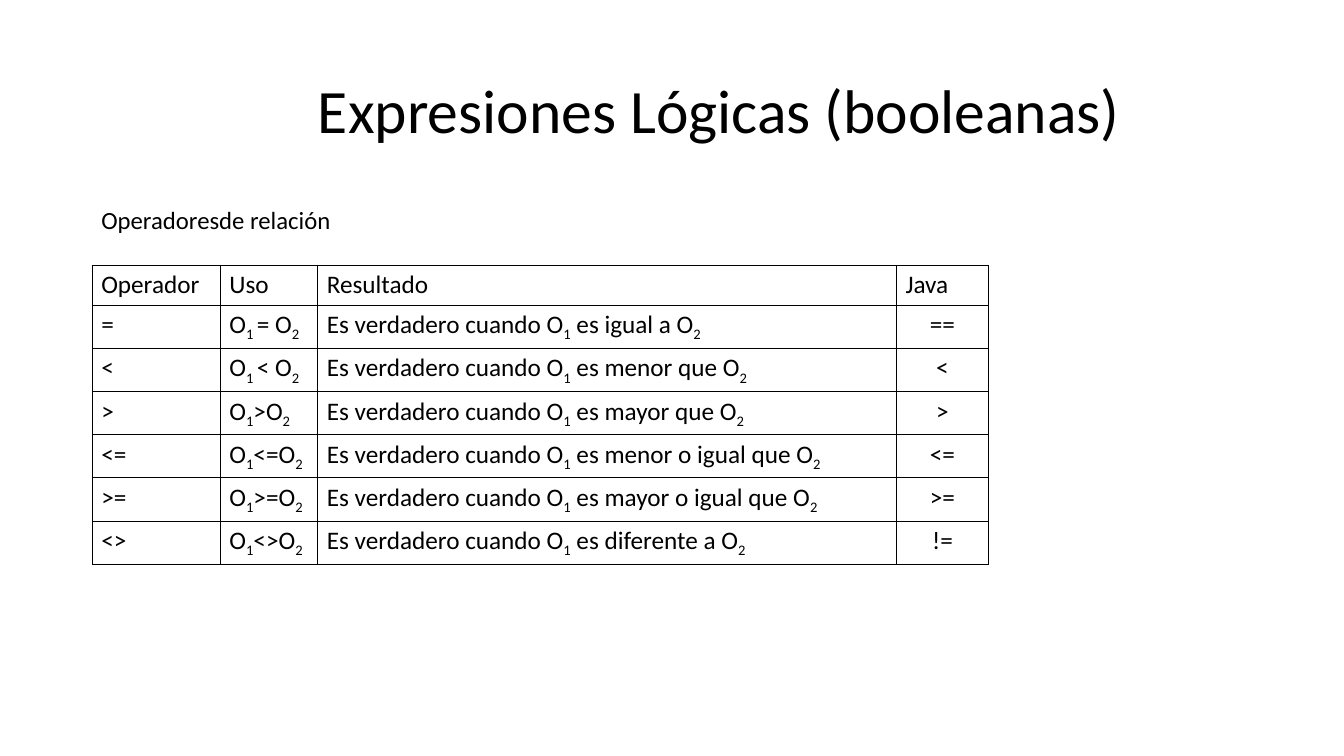
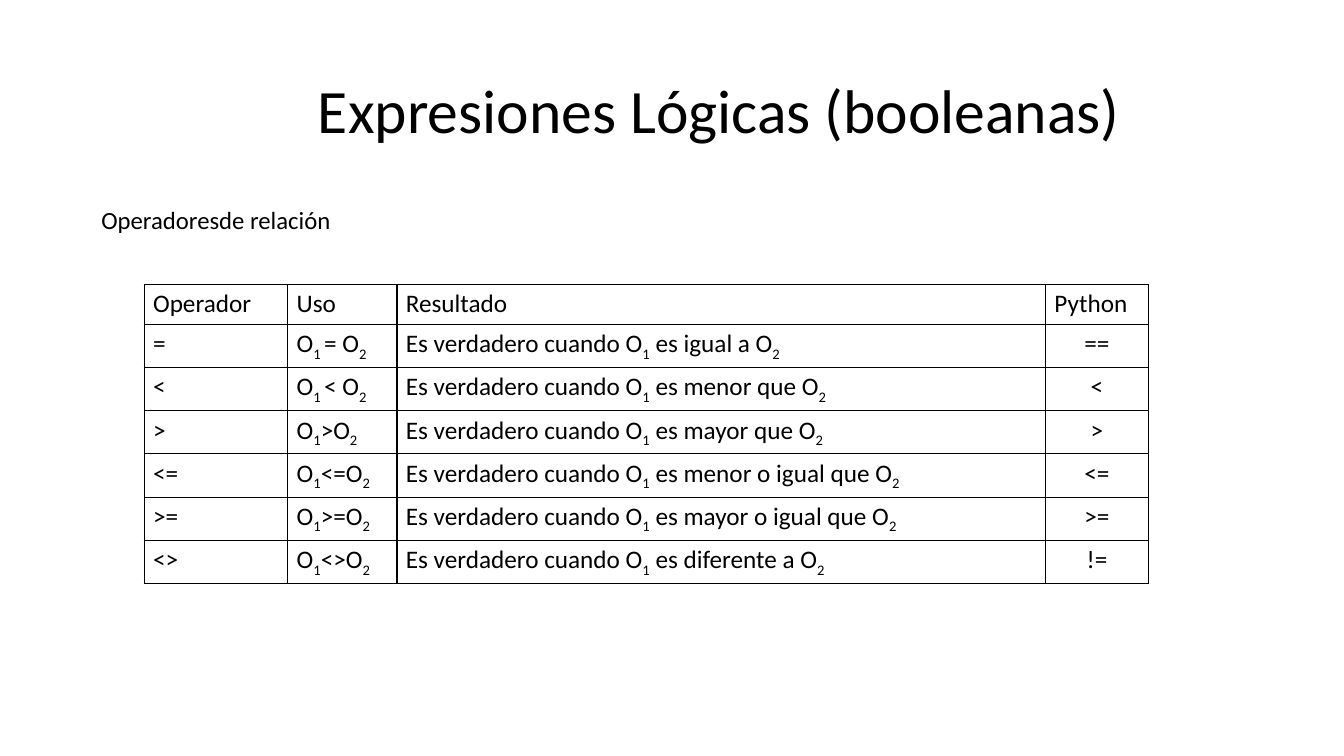
Before and after one commit to CesarLopez-Profe/Fundamentos_Python, a slide deck: slide 41 of Slides/1_Intro_Progr.pptx. Drawn at 1344x756 pixels with LibreOffice and Linux fonts; fonts in the diff are those of the drawing; background and template pictures are left out. Boxes give left, top, right and bottom in pixels: in the first picture for what was removed or moved away, otherwise in the second. Text is boxed around its words. In the diff, an @@ line names an element or a change of style, - is before the commit and + after.

```diff
--- a/Slides/1_Intro_Progr.pptx
+++ b/Slides/1_Intro_Progr.pptx
@@ table at (144, 285, 1148, 579) @@
-row 1, column 4: Java
+row 1, column 4: Python
@@ table: place and size @@
-table at (93, 265, 989, 559)
+table at (144, 285, 1148, 579)
```
Also in this commit, not shown: 1 other slide changed, 1 slide removed, 2 other files.
